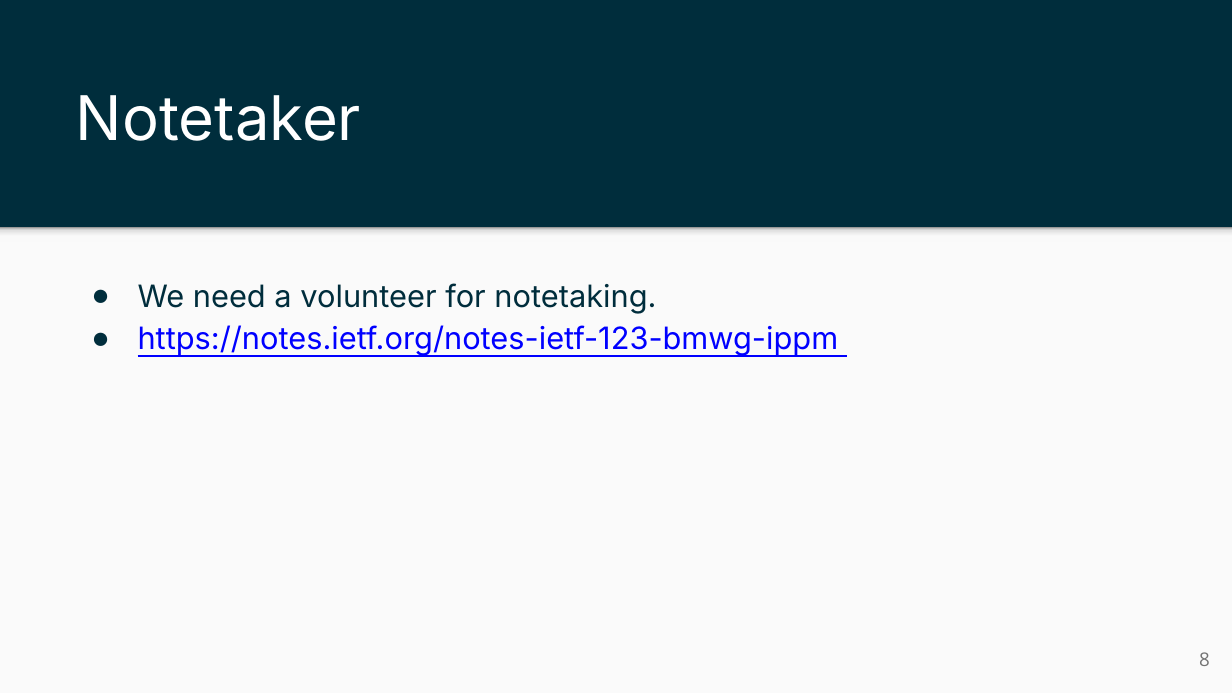
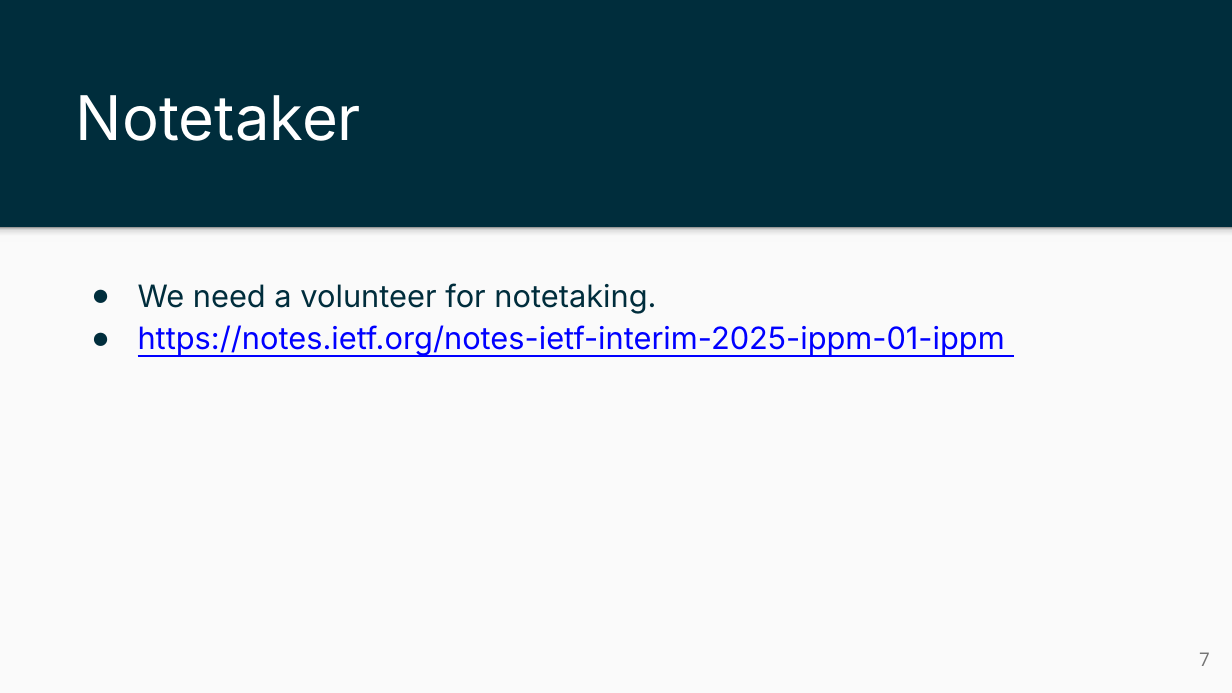
Before and after one commit to ietf-ippm/meeting-materials, a slide deck: slide 7 of interim-01/Slides/chair-slides-bmwg-ippm.pptx (slide 8 before the commit). Drawn at 1232x693 pixels with LibreOffice and Linux fonts; fonts in the diff are those of the drawing. Boxes give left, top, right and bottom in pixels: in the first picture for what was removed or moved away, otherwise in the second. Text is boxed around its words. In the diff, an @@ line names an element or a change of style, - is before the commit and + after.

Commit message:
created chair slides for interim and updated agenda

```diff
--- a/interim-01/Slides/chair-slides-bmwg-ippm.pptx
+++ b/interim-01/Slides/chair-slides-bmwg-ippm.pptx
@@ text at (x1=138, y1=325, x2=1005, y2=356): text changed @@
-● https://notes.ietf.org/notes-ietf-123-bmwg-ippm
+● https://notes.ietf.org/notes-ietf-interim-2025-ippm-01-ippm
@@ page number at (x1=1199, y1=652, x2=1210, y2=666): text changed @@
-8
+7
```
Also in this commit, not shown: 6 other slides changed, 1 slide added, 6 slides removed, 3 other files.
